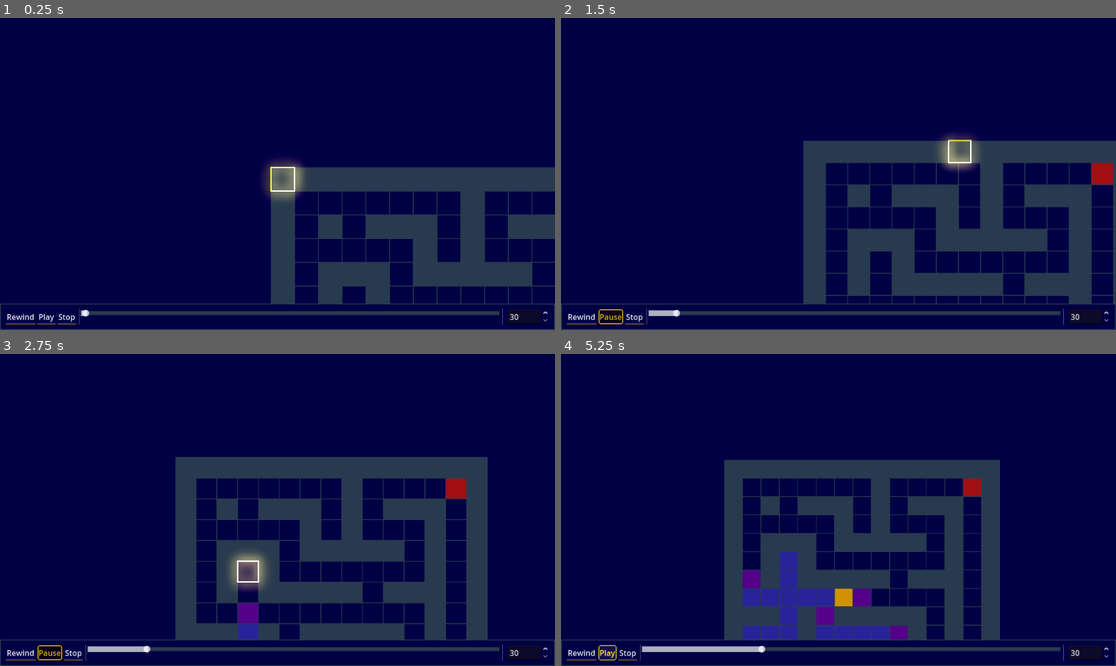
Above: before the commit, frames 1-4 (two rows, left to right).
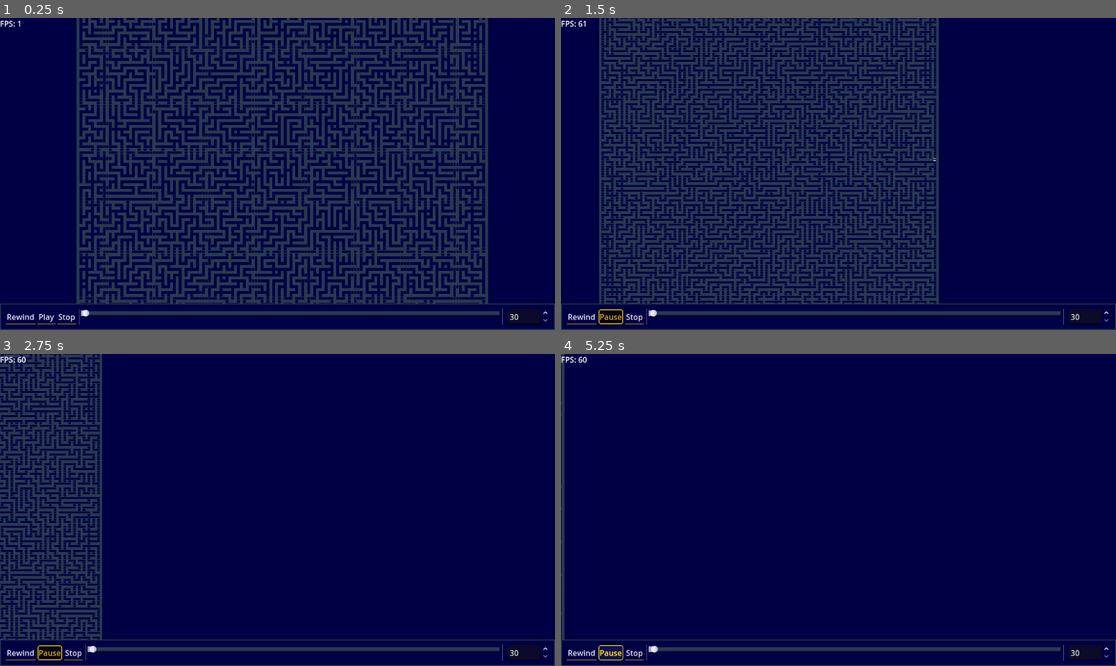
Above: after the commit, the same moments.

Repository: Foolminate/kintsugi-workbench
Game: Godot game, scene res://problems/advent-of-code/aoc-2024/16/day16.tscn
Same seed, same stepped clock (60 frames per second), same inputs: the game is played once before the commit and once after it.
Inputs (mouse positions are in pixels of both pictures, inside the frame that each line leads up to):
- Up to frame 1 (0.25 s): no input
- Up to frame 2 (1.5 s): click "Play" at 0.5 s; move the mouse to (960, 158) at 1.27 s; hold D (move_right) from 1.28 s (still down); hold Middle mouse button (camera_pan) from 1.28 s (still down); click (960, 158) at 1.42 s
- Up to frame 3 (2.75 s): release D (move_right) at 2 s; release Middle mouse button (camera_pan) at 2 s; drag from (166, 525) to (249, 572) at 2.02 s
- Up to frame 4 (5.25 s): move the mouse to (894, 441) at 2.77 s; hold D (move_right) 2.78-3.5 s; hold Mouse wheel down (zoom_out) 2.78-3.5 s; drag from (810, 572) to (672, 463) at 3.52 s; move the mouse to (1005, 556) at 4.27 s; hold A (move_left) 4.28-5 s; hold Mouse wheel up (zoom_in) 4.28-5 s; tap Space (play_pause, bound only after the commit) at 4.9 s; click "Pause" (after the commit: "Play") at 5 s

The runs differ from the first frame. In frame 1, 39% of the frame differs, in the area x 0-100%, y 0-92%; in frame 2, 43%, in the area x 0-100%, y 0-96%; in frame 3, 31%; in frame 4, 21%.

Commit message:
Chore: fixed camera smoothing factor

Diff:
--- a/core/engine/camera_controller.gd
+++ b/core/engine/camera_controller.gd
@@ -1,7 +1,7 @@
 extends Camera2D
 
 @export_group("Settings")
-@export var smoothing_factor: float = 0.15
+@export var smoothing_factor: float = 15.0
 
 @export_subgroup("Panning")
 @export var pan_speed: float = 1000.0
@@ -24,6 +24,7 @@
 	# Safety check: If the viewport hasn't initialized its size yet,
 	# wait for the next frame or use a default.
 	if viewport_size.x <= 2:
+		print("Warning: Viewport size not initialized. Awaiting next frame.")
 		await get_tree().process_frame
 		viewport_size = get_viewport().get_visible_rect().size
 
@@ -82,6 +83,6 @@
 	if (global_position.distance_to(_target_position) < 0.1
 		and abs(zoom.x - _target_zoom) < 0.01
 		and input_vector == Vector2.ZERO):
-		global_position = _target_position
-		zoom = Vector2.ONE * _target_zoom
-		set_process(false)
+			global_position = _target_position
+			zoom = Vector2.ONE * _target_zoom
+			set_process(false)
--- a/core/engine/conductor.gd
+++ b/core/engine/conductor.gd
@@ -55,6 +55,7 @@
     _playback_direction = 1
     on_playback_state_changed.emit(_is_playing)
 
+# TODO: pause with spacebar
 func pause() -> void:
     _is_playing = false
     on_playback_state_changed.emit(_is_playing)
@@ -142,3 +143,10 @@
         if step(_playback_direction): continue
 
         pause()
+
+func _unhandled_input(event: InputEvent) -> void:
+    if event.is_action_pressed("play_pause"):
+        if _is_playing:
+            pause()
+        else:
+            play()
--- a/problems/advent-of-code/aoc-2024/16/day16.tscn
+++ b/problems/advent-of-code/aoc-2024/16/day16.tscn
@@ -2,8 +2,8 @@
 
 [ext_resource type="PackedScene" uid="uid://dgnqcdr03m2ed" path="res://problems/templates/aoc_base.tscn" id="1_7xwwu"]
 [ext_resource type="Script" uid="uid://cbrg7a0bfixmh" path="res://problems/advent-of-code/aoc-2024/16/day16_solver.gd" id="2_r3ld2"]
-[ext_resource type="Resource" uid="uid://bvmqutetokg7y" path="res://problems/advent-of-code/aoc-2024/16/day16_example.tres" id="3_y2524"]
+[ext_resource type="Resource" uid="uid://bjby7pjumr8y6" path="res://problems/advent-of-code/aoc-2024/16/day16_puzzle_input.tres" id="3_tmm2l"]
 
 [node name="AocBase" instance=ExtResource("1_7xwwu")]
 solver_script = ExtResource("2_r3ld2")
-puzzle_input = ExtResource("3_y2524")
+puzzle_input = ExtResource("3_tmm2l")
--- a/problems/templates/aoc_base.tscn
+++ b/problems/templates/aoc_base.tscn
@@ -6,6 +6,7 @@
 [ext_resource type="PackedScene" uid="uid://d0l4q4b3pkl8g" path="res://core/components/ui/playback_controls.tscn" id="3_lfe46"]
 [ext_resource type="Script" uid="uid://cm131hj1jnwr4" path="res://core/engine/conductor.gd" id="4_itbju"]
 [ext_resource type="PackedScene" uid="uid://gi5lracyyxia" path="res://core/engine/camera_main.tscn" id="5_jm3md"]
+[ext_resource type="Script" uid="uid://c2sny42vp7n25" path="res://problems/templates/fps_label.gd" id="7_u8w4m"]
 
 [sub_resource type="Resource" id="Resource_u8w4m"]
 script = ExtResource("2_jm3md")
@@ -72,6 +73,12 @@
 grow_horizontal = 2
 grow_vertical = 0
 
+[node name="Label" type="Label" parent="UiLayer/UiRoot"]
+top_level = true
+layout_mode = 2
+size_flags_horizontal = 0
+script = ExtResource("7_u8w4m")
+
 [node name="PlaybackControls" parent="UiLayer/UiRoot" instance=ExtResource("3_lfe46")]
 unique_name_in_owner = true
 layout_mode = 2
--- /dev/null
+++ b/problems/templates/fps_label.gd
@@ -0,0 +1,4 @@
+extends Label
+
+func _process(_delta: float) -> void:
+	text = "FPS: %d" % Engine.get_frames_per_second()
--- a/project.godot
+++ b/project.godot
@@ -64,6 +64,11 @@
 "events": [Object(InputEventKey,"resource_local_to_scene":false,"resource_name":"","device":-1,"window_id":0,"alt_press …(192 unchanged characters)…
 ]
 }
+play_pause={
+"deadzone": 0.2,
+"events": [Object(InputEventKey,"resource_local_to_scene":false,"resource_name":"","device":-1,"window_id":0,"alt_pressed":false,"shift_pressed":false,"ctrl_pressed":false,"meta_pressed":false,"pressed":false,"keycode":0,"physical_keycode":32,"key_label":0,"unicode":32,"location":0,"echo":false,"script":null)
+]
+}
 
 [rendering]
 
Not shown: 1 places in problems/templates/aoc_base.tscn that only renumber resources
Not shown, added: problems/templates/fps_label.gd.uid
